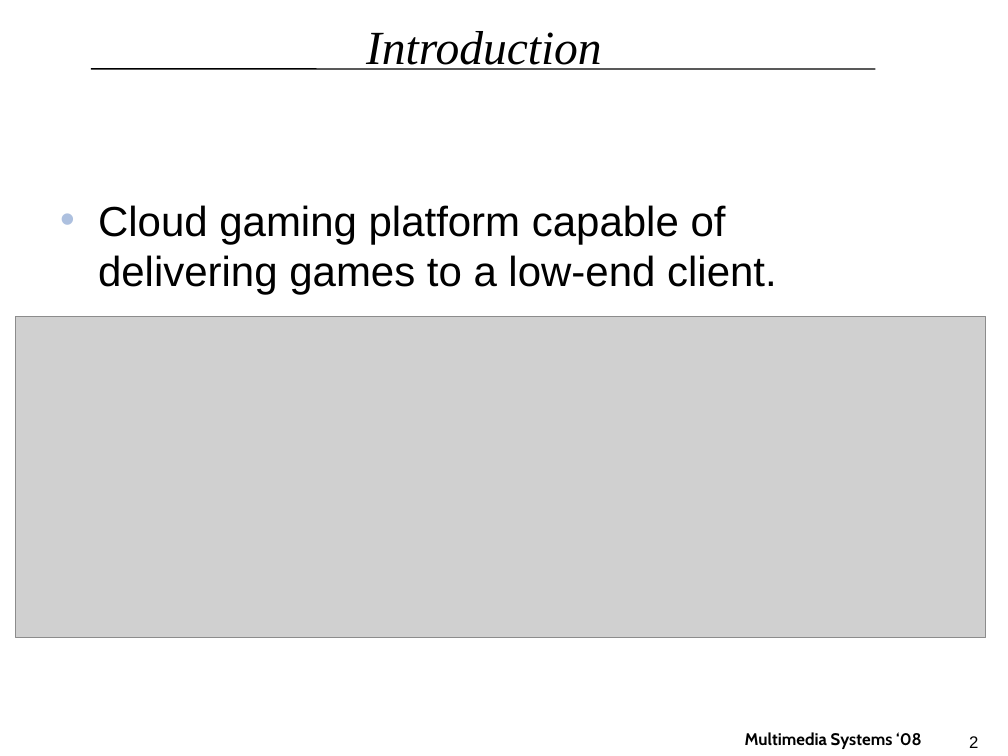
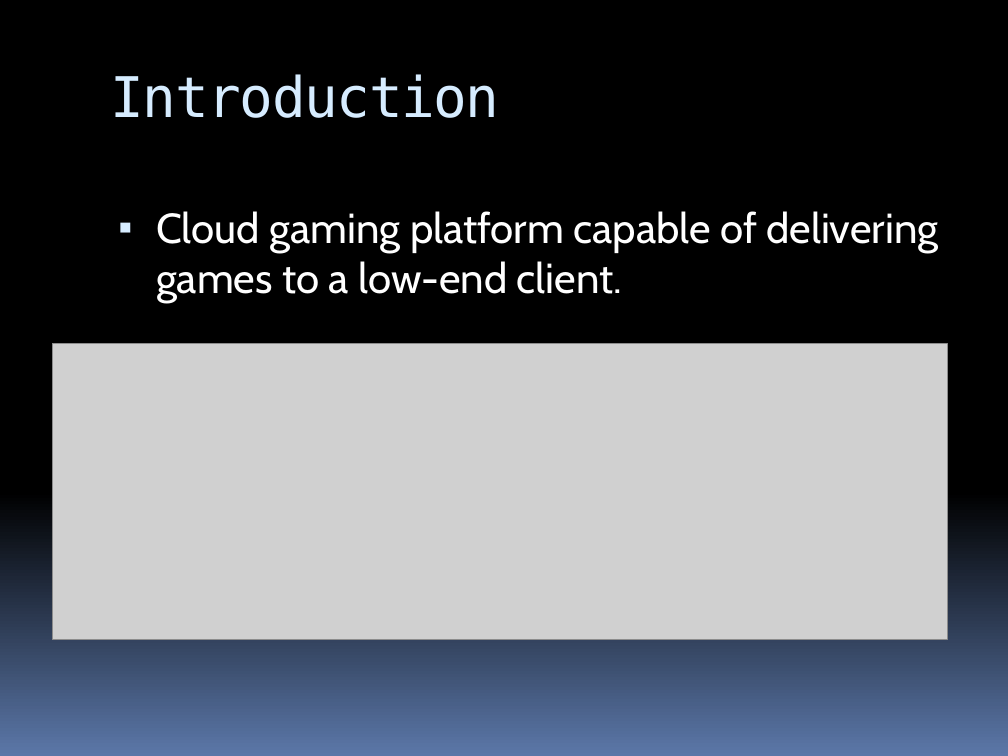
Before and after one commit to tv/C-WG3-1, a slide deck: slide 2 of docs/MMS_Final_Presentation.pptx. Drawn at 1008x756 pixels with LibreOffice and Linux fonts; fonts in the diff are those of the drawing; grey boxes stand for pictures; background and template pictures are left out. Boxes give left, top, right and bottom in pixels: in the first picture for what was removed or moved away, otherwise in the second. Text is boxed around its words. In the diff, an @@ line names an element or a change of style, - is before the commit and + after.

Commit message:
less mistakes, more style

```diff
--- a/docs/MMS_Final_Presentation.pptx
+++ b/docs/MMS_Final_Presentation.pptx
@@ background #FFFFFF to gradient #000000 to #5B77A8 @@
@@ title "Introduction": place and size @@
-title "Introduction" at box(366, 31, 602, 70)
+title "Introduction" at box(111, 74, 500, 118)
@@ title "Introduction" at box(111, 74, 500, 118): size 34 to 40 pt, font Times New Roman to DejaVu Sans Mono, text colour #000000 to #D6ECFF, letter spacing 0 to -1 pt, italic off; alignment centre to left; vertical alignment middle to top @@
@@ line removed from (91, 69) to (875, 69) @@
@@ text "Cloud gaming platform capable of ...": place and size @@
-text "Cloud gaming platform capable of ..." at box(98, 205, 777, 295)
+text "Cloud gaming platform capable of ..." at box(156, 211, 938, 303)
@@ text "Cloud gaming platform capable of ..." at box(156, 211, 938, 303): font Arial to Cabin, text colour #000000 to #FFFFFF; bullet • to ▪; more space between paragraphs; bullet colour #ADC0DF to #D6ECFF @@
@@ picture: place and size @@
-picture at box(15, 317, 986, 638)
+picture at box(52, 344, 948, 640)
@@ text removed at box(745, 732, 922, 749) @@
-Multimedia Systems ‘08
@@ page number removed at box(969, 736, 978, 748) @@
-2
```
Also in this commit, not shown: 9 other slides changed.
